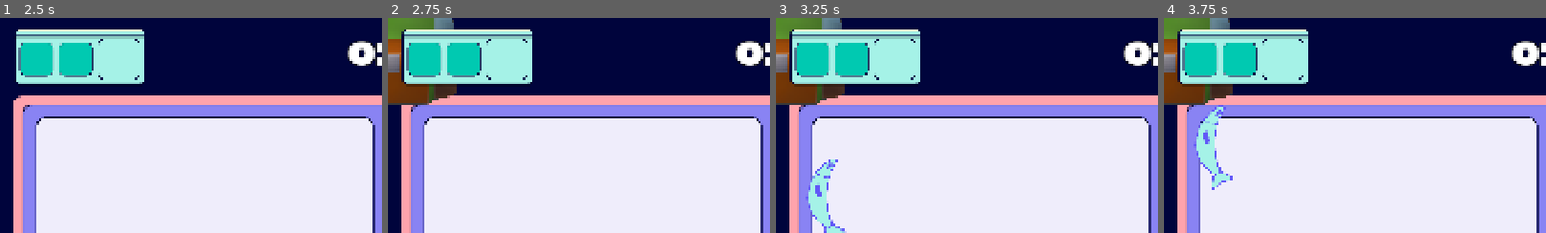
Above: before the commit, frames 1-4 (left to right).
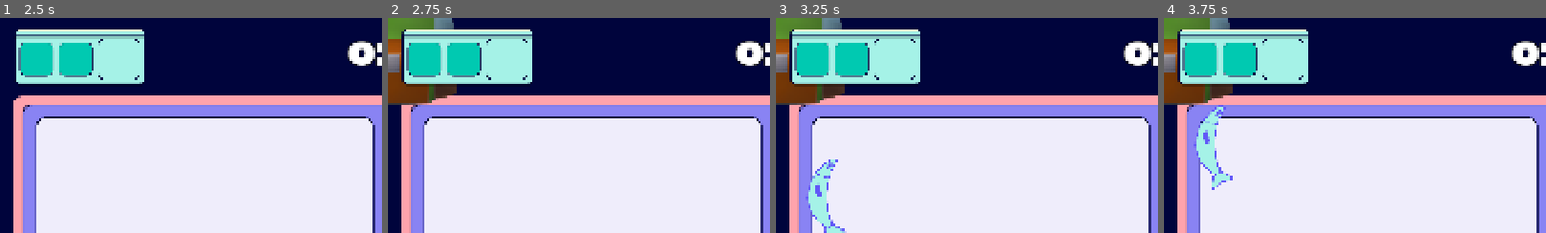
Above: after the commit, the same moments.

Repository: Jurinich/GDSG-WS-semester-project
Game: Godot game, scene res://scenes/main_menu.tscn
Two runs of this game, one before a commit and one after it. Both use one fixed random seed, a clock stepped at 60 frames per second and the inputs below.
Inputs:
- Up to frame 1 (2.5 s): click "Start Game" at 0.5 s; tap Enter at 1.25 s; hold W (upP1) 1.28-2.03 s; hold Down (downP2) 1.28-2.03 s; hold S (downP1) from 2.03 s (still down); tap Up (upP2) at 2.1 s
- Up to frame 2 (2.75 s): keep holding S (downP1)
- Up to frame 3 (3.25 s): release S (downP1) at 2.78 s; hold W (upP1) from 2.78 s (still down); hold Down (downP2) from 2.78 s (still down)
- Up to frame 4 (3.75 s): keep holding W (upP1); release Down (downP2) at 3.53 s; tap Up (upP2) at 3.6 s
The pictures show only the part of the screen within x 0-50%, y 0-50%; the shares and areas given below are measured in that part.

Frame 1 is identical in both runs. In frame 2, less than 0.1% of the frame differs, in the area x 5-18%, y 0-41%; in frame 3, less than 0.1%; in frame 4, 0.1%.

Commit message:
fixed, items spawning every frame

Diff:
--- a/gdsg-semester-project-w-2025-/scripts/items/item_spawner.gd
+++ b/gdsg-semester-project-w-2025-/scripts/items/item_spawner.gd
@@ -31,6 +31,7 @@
 	if elapsed_time >= time_for_new_item:
 		var item = chooseItem()
 		spawnItem(item)
+		elapsed_time = 0.0
 
 
 ##Choose which of the available items to spawn
